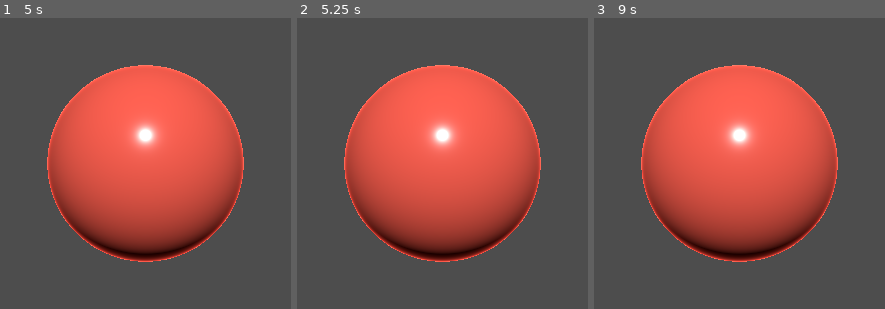
Above: before the commit, frames 1-3 (left to right).
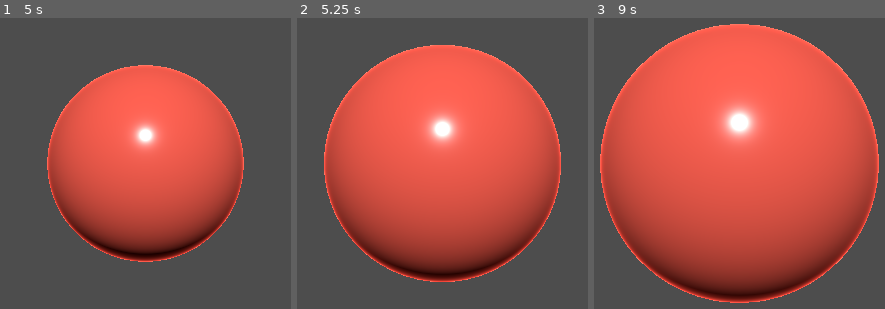
Above: after the commit, the same moments.

Repository: lnglaser/GodotMiniProjects
Game: Godot game, scene res://BalloonPopper/BalloonPopper.tscn
The game is run twice, just before and just after one commit, with the same random seed, the same clock (stepped at 60 frames per second) and the same inputs. The project has no main scene, so this scene is started directly.
Inputs (mouse positions are in pixels of both pictures, inside the frame that each line leads up to):
- Up to frame 1 (5 s): tap Enter at 0.5, 2, 3.5 s; move the mouse to (outside the picture) at 0.52 s; click (outside the picture) at 0.67 s; tap Space at 1.25, 2.75, 4.25 s; move the mouse to (outside the picture) at 1.27 s; click (outside the picture) at 1.42 s; move the mouse to (224, 64) at 2.02 s; click (224, 64) at 2.17 s; move the mouse to (104, 253) at 2.77 s; click (104, 253) at 2.92 s; move the mouse to (outside the picture) at 3.52 s; click (outside the picture) at 3.67 s; move the mouse to (outside the picture) at 4.27 s; click (outside the picture) at 4.42 s
- Up to frame 2 (5.25 s): move the mouse to (483, 163) at 5.02 s; click (483, 163) at 5.17 s
- Up to frame 3 (9 s): move the mouse to (620, 50) at 5.77 s; click (620, 50) at 5.92 s; move the mouse to (outside the picture) at 6.52 s; click (outside the picture) at 6.67 s; move the mouse to (outside the picture) at 7.27 s; click (outside the picture) at 7.42 s; move the mouse to (818, 64) at 8.02 s; click (818, 64) at 8.17 s; move the mouse to (698, 253) at 8.77 s; click (698, 253) at 8.92 s

Frame 1 is identical in both runs. In frame 2, 25% of the frame differs, in the area x 9-91%, y 9-91%; in frame 3, 49%, in the area x 2-98%, y 2-98%.

Commit message:
intro to Vector.ONE and queue_free()

Diff:
--- a/BalloonPopper/Balloon.gd
+++ b/BalloonPopper/Balloon.gd
@@ -7,4 +7,8 @@
 
 func _on_input_event(camera, event, position, normal, shape_idx):
 	if event is InputEventMouseButton and event.button_index == MOUSE_BUTTON_LEFT and event.pressed:
-		print("Increase size")
+		scale += Vector3.ONE * size_increase
+		clicks_to_pop -= 1
+
+		if clicks_to_pop == 0:
+			queue_free()
